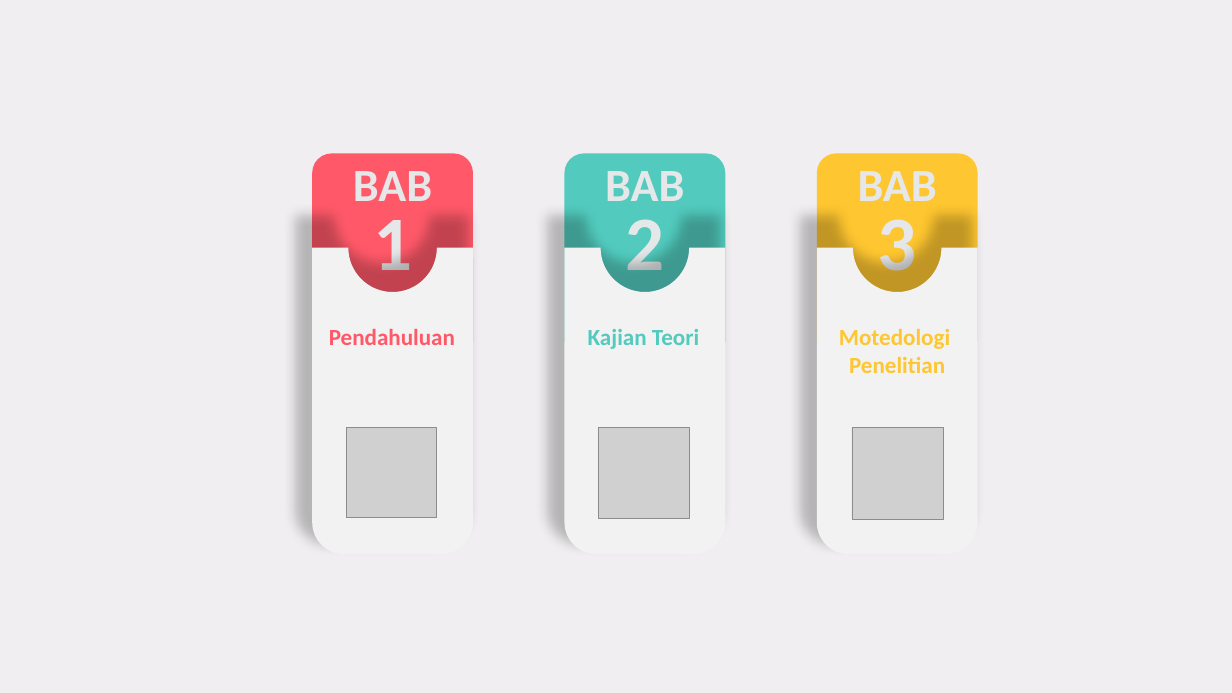
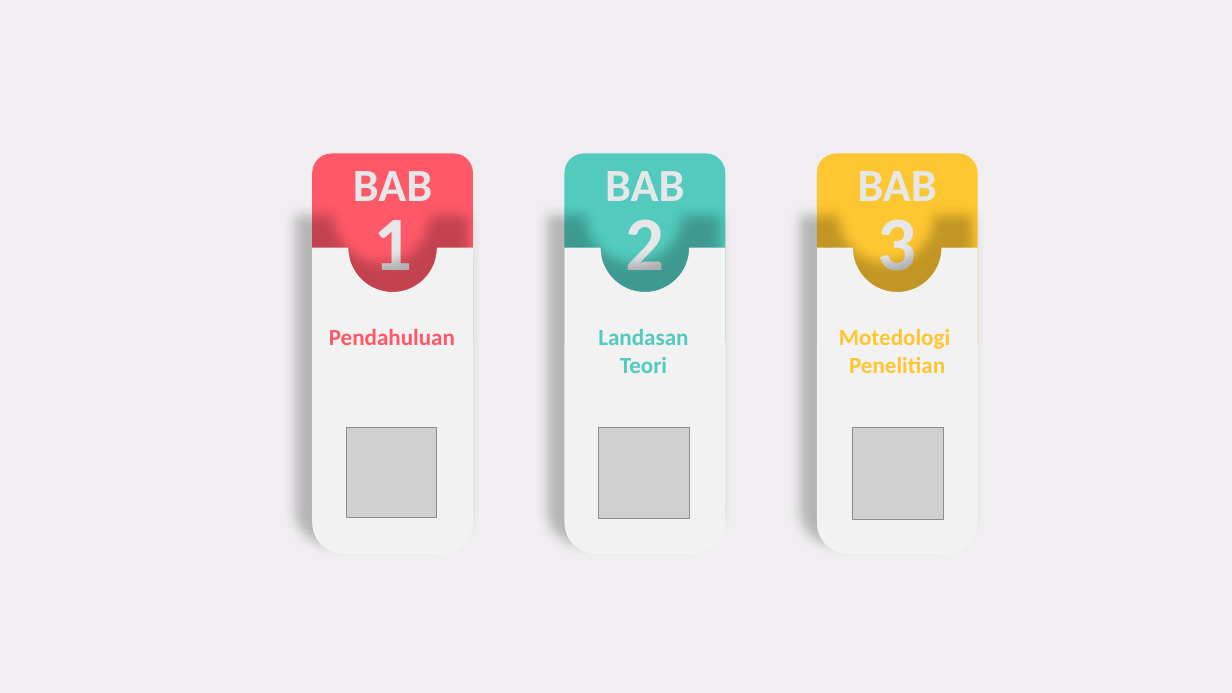
Before and after one commit to triadmoko/skripsi, a slide deck: slide 3 of Sempro/Sempro .pptx. Drawn at 1232x693 pixels with LibreOffice and Linux fonts; fonts in the diff are those of the drawing; grey boxes stand for pictures. Boxes give left, top, right and bottom in pixels: in the first picture for what was removed or moved away, otherwise in the second. Text is boxed around its words. In the diff, an @@ line names an element or a change of style, - is before the commit and + after.

```diff
--- a/Sempro/Sempro .pptx
+++ b/Sempro/Sempro .pptx
@@ text at bbox=[598, 329, 688, 373]: text changed @@
-Kajian Teori
+Landasan Teori
```
Also in this commit, not shown: 2 other slides changed, 14 slides added, 11 slides removed, 1 other file.
